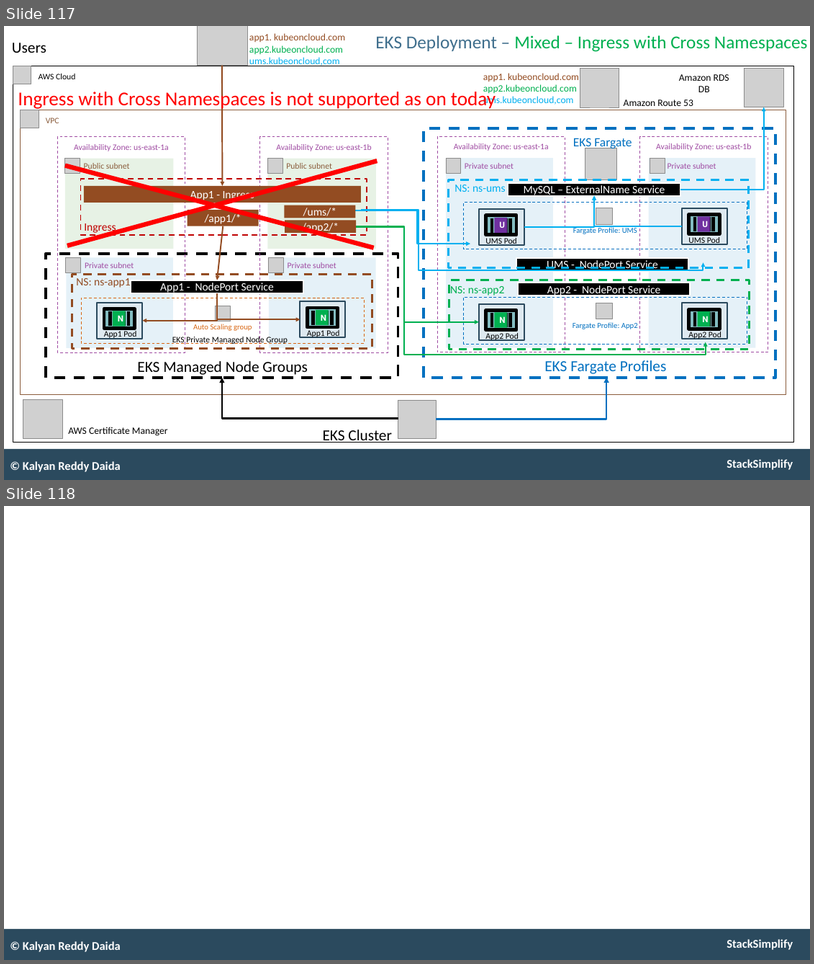
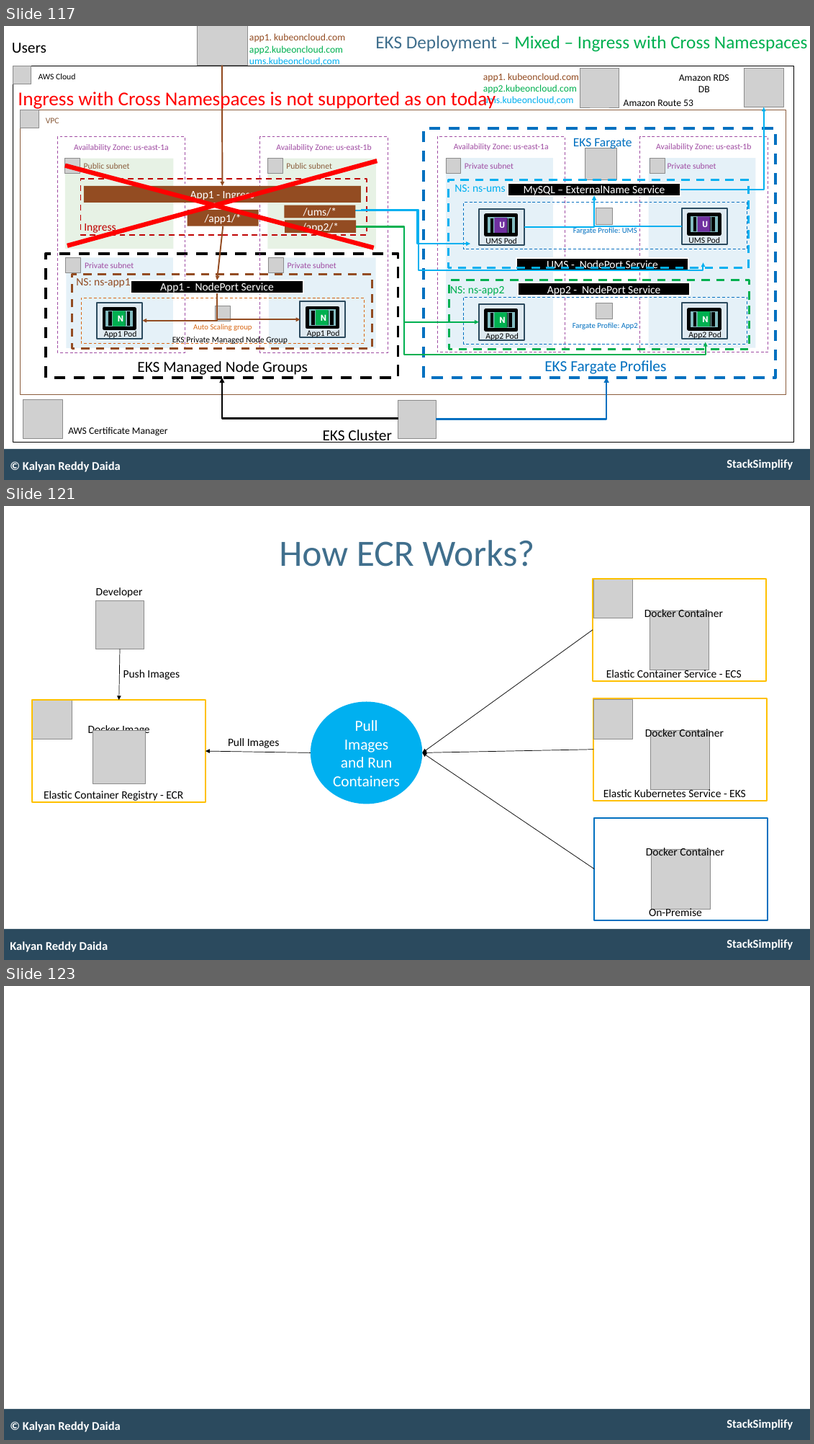
Before and after one commit to talvionyx/aws-eks-kubernetes-masterclass, a slide deck: presentation/AWS-Fargate-and-EKS-Masterclass.pptx. Shown one above the other, each under a label of ours: slides 117 and 118 before the commit, slides 117, 121 and 123 after it; the slides between them are not shown. The pictures are 814x964 and 814x1444 pixels, drawn with LibreOffice and Linux fonts; fonts in the diff are those of the drawing; grey boxes stand for pictures. Boxes give left, top, right and bottom in pixels: in the first picture for what was removed or moved away, otherwise in the second. Text is boxed around its words. In the diff, an @@ line names an element or a change of style, - is before the commit and + after.

```diff
--- a/presentation/AWS-Fargate-and-EKS-Masterclass.pptx
+++ b/presentation/AWS-Fargate-and-EKS-Masterclass.pptx
@@ slide 121 added at [4,506,810,960], background #FFFFFF; not listed: 2 template elements that a slide beside it also shows @@
@@ title added at [279,540,535,566], 53 pt, text #406F8D @@
+How ECR Works?
@@ text added at [96,587,143,597], 16 pt, text #000000 @@
+Developer
@@ rectangle added at [593,579,766,681], outline #FFC000 2 pt @@
@@ picture added at [594,579,633,618] @@
@@ picture added at [95,601,144,649] @@
@@ text added at [645,607,723,620], 16 pt, text #000000 @@
+Docker Container
@@ picture added at [650,610,709,670] @@
@@ arrow added from (593, 630) to (422, 752), #000000 0.75 pt @@
@@ arrow added from (120, 649) to (119, 700), #000000 0.75 pt @@
@@ text added at [124,669,180,680], 16 pt, text #000000 @@
+Push Images
@@ text added at [607,667,742,677], 16 pt, text #000000 @@
+Elastic Container Service - ECS
@@ picture added at [32,700,72,739] @@
@@ rectangle added at [32,700,206,802], outline #FFC000 2 pt @@
@@ rectangle added at [594,698,767,800], outline #FFC000 2 pt @@
@@ picture added at [594,700,633,739] @@
@@ ellipse added at [311,702,422,804], fill #00B0F0, 22 pt, text #FFFFFF @@
+Pull Images and Run Containers
@@ text added at [88,723,150,736], 16 pt, text #000000 @@
+Docker Image
@@ picture added at [93,731,146,783] @@
@@ text added at [228,738,280,748], 16 pt, text #000000 @@
+Pull Images
@@ text added at [646,726,724,739], 16 pt, text #000000 @@
+Docker Container
@@ picture added at [651,730,710,789] @@
@@ arrow added from (311, 752) to (206, 751), #000000 0.75 pt @@
@@ arrow added from (594, 749) to (422, 752), #000000 0.75 pt @@
@@ arrow added from (594, 868) to (422, 752), #000000 0.75 pt @@
@@ text added at [44,790,183,802], 16 pt, text #000000 @@
+Elastic Container Registry - ECR
@@ text added at [604,787,746,797], 16 pt, text #000000 @@
+Elastic Kubernetes Service - EKS
@@ rectangle added at [594,818,768,920], outline #0070C0 2 pt @@
@@ text added at [646,846,725,859], 16 pt, text #000000 @@
+Docker Container
@@ picture added at [651,849,710,908] @@
@@ text added at [649,906,702,916], 16 pt, text #000000 @@
+On-Premise
@@ text added at [10,941,108,952], 17 pt, text #FFFFFF, bold @@
+Kalyan Reddy Daida
@@ what was slide 118 is now slide 123 @@
```
Also in this commit, not shown: 2 slides changed, 4 other slides added.
